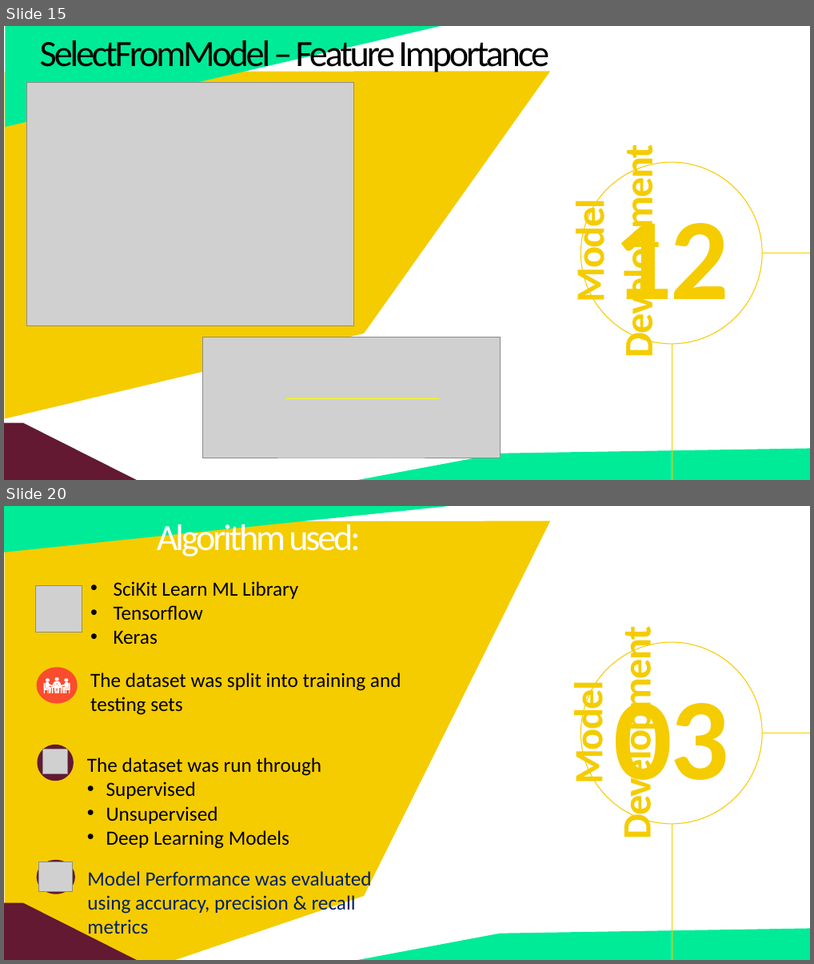
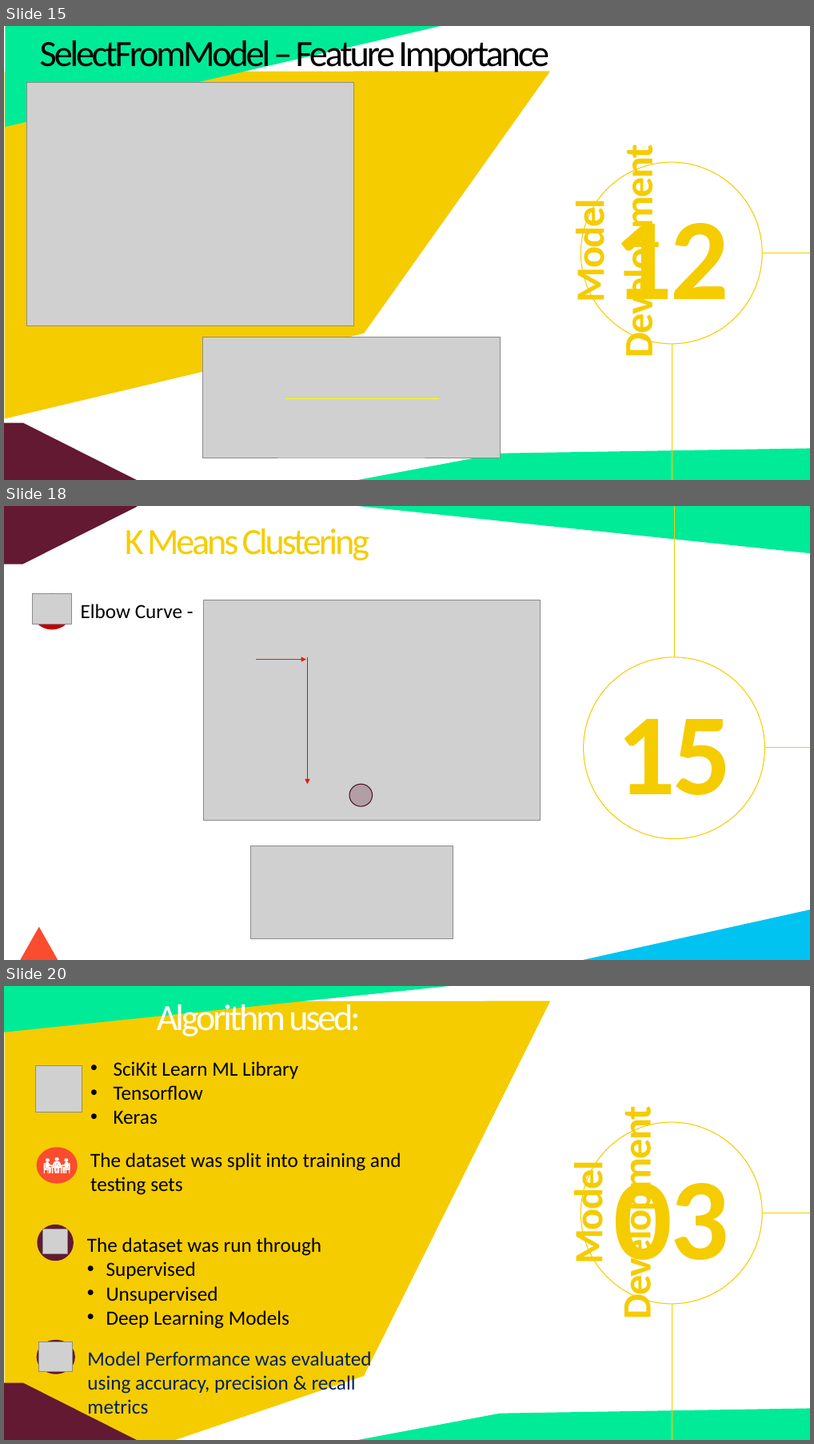
Before and after one commit to fbrowther/Detecting-Fraudulent-Credit-Card-Transactions-Using-Machine-Learning, a slide deck: CreditCardTransactions-Project4Group4.pptx. Shown one above the other, each under a label of ours: slides 15 and 20 before the commit, slides 15, 18 and 20 after it; the slides between them are not shown. The pictures are 814x964 and 814x1444 pixels, drawn with LibreOffice and Linux fonts; fonts in the diff are those of the drawing; grey boxes stand for pictures. Boxes give left, top, right and bottom in pixels: in the first picture for what was removed or moved away, otherwise in the second. Text is boxed around its words. In the diff, an @@ line names an element or a change of style, - is before the commit and + after.

```diff
--- a/CreditCardTransactions-Project4Group4.pptx
+++ b/CreditCardTransactions-Project4Group4.pptx
@@ slide 18 added at <box>4,506,810,960</box>, background #FFFFFF @@
@@ pentagon arrow added at <box>4,506,137,564</box>, fill #631932 @@
@@ text added at <box>125,528,370,560</box>, 44 pt, text #F5CD00 @@
+K Means Clustering
@@ right triangle added at <box>358,506,810,553</box>, fill #00EB97 @@
@@ line added from (675, 506) to (675, 657), #F5CC00 0.5 pt @@
@@ ellipse added at <box>33,593,72,629</box>, fill #C00000 @@
@@ picture added at <box>33,593,72,624</box> @@
@@ picture added at <box>204,600,541,820</box> @@
@@ text added at <box>81,604,182,619</box>, 24 pt, text #000000 @@
+Elbow Curve -
@@ arrow added from (256, 659) to (306, 659), #D92405 1.5 pt @@
@@ arrow added from (308, 657) to (308, 784), #FF0000 1.5 pt @@
@@ ellipse added at <box>584,657,766,839</box>, outline #F5CC00 1 pt @@
@@ text added at <box>617,719,732,821</box>, 138 pt, text #F5CC00, bold @@
+15
@@ line added from (810, 748) to (766, 748), #F5CC00 0.5 pt @@
@@ ellipse added at <box>350,784,373,806</box>, fill #631932 at 27% opacity, outline #491225 1 pt @@
@@ picture added at <box>250,845,453,939</box> @@
@@ right triangle added at <box>583,909,810,960</box>, fill #00C3F1 @@
@@ diamond added at <box>4,927,132,960</box>, fill #FA4C2E @@
```
Also in this commit, not shown: 2 slides changed, 2 other slides added, 3 slides removed.
